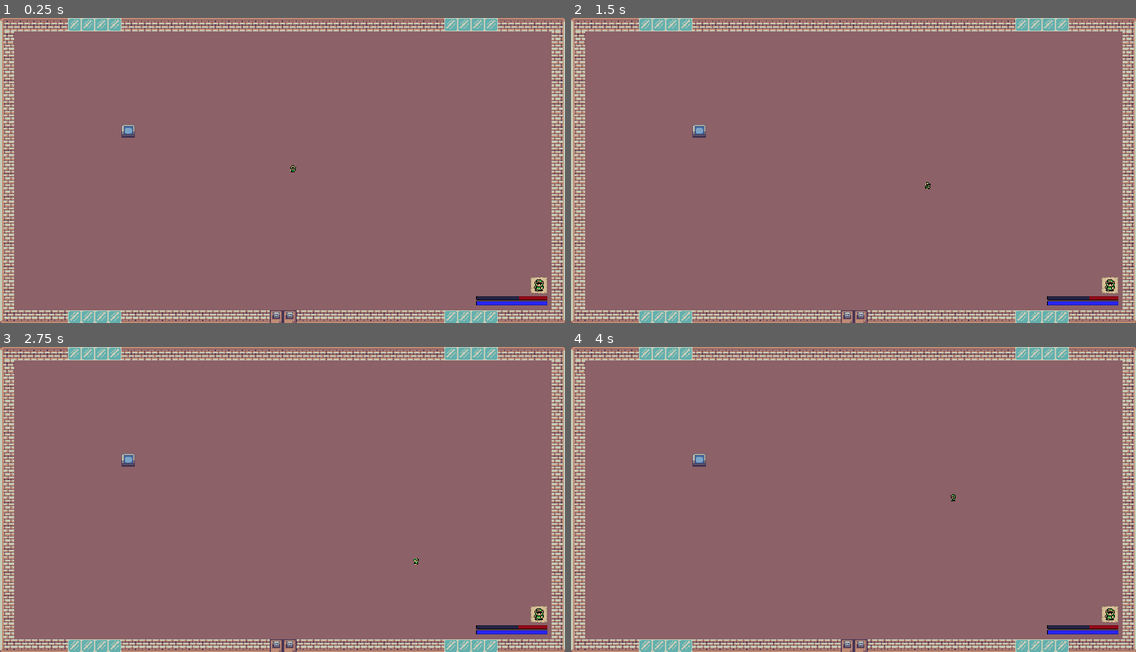
Above: before the commit, frames 1-4 (two rows, left to right).
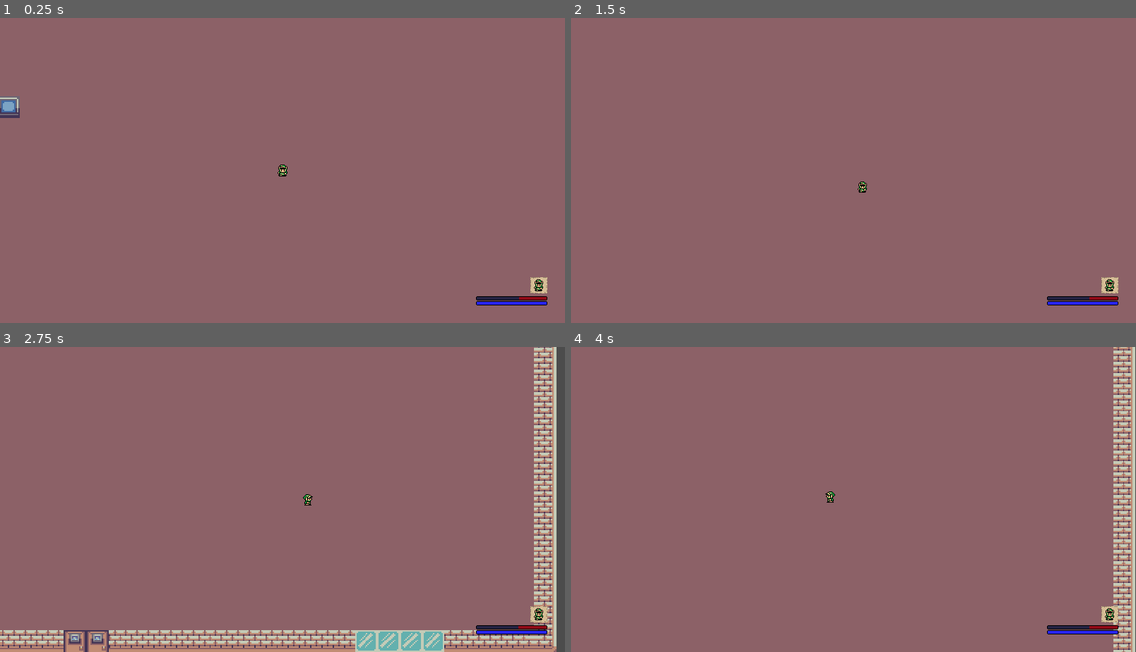
Above: after the commit, the same moments.

Repository: All-Man/2D-RPG
Game: Godot game, scene res://Level1.tscn
Two runs of this game, one before a commit and one after it. Both use one fixed random seed, a clock stepped at 60 frames per second and the inputs below.
Inputs:
- Up to frame 1 (0.25 s): no input
- Up to frame 2 (1.5 s): tap Enter at 0.5 s; hold Right (ui_right) 0.53-1.28 s; tap Space at 1.25 s; hold Down (ui_down) from 1.28 s (still down)
- Up to frame 3 (2.75 s): release Down (ui_down) at 2.03 s; hold Right (ui_right) from 2.03 s (still down)
- Up to frame 4 (4 s): release Right (ui_right) at 2.78 s; hold Up (ui_up) 2.78-3.53 s; hold Left (ui_left) from 3.53 s (still down)

The runs differ from the first frame. In frame 1, 10% of the frame differs, in the area x 0-100%, y 0-100%; in frame 2, 10%; in frame 3, 14%; in frame 4, 11%.

Commit message:
Первые зачатки врага
Добавил врага который follow you

Diff:
--- /dev/null
+++ b/Enemy/KnightBody.gd
@@ -0,0 +1,14 @@
+extends Area2D
+
+
+
+func _on_Body_area_entered(area):
+	var groups = area.get_groups()
+	if (groups.has("player")):
+		$"../".attack()
+
+
+func _on_Body_area_exited(area):
+	var groups = area.get_groups()
+	if (groups.has("player")):
+		$"../".stop_attack()
--- a/Enemy1.tscn
+++ b/Enemy1.tscn
@@ -1,15 +1,15 @@
 [gd_scene load_steps=14 format=2]
 
-[ext_resource path="res://Enemy1.gd" type="Script" id=1]
-[ext_resource path="res://KinematicEnemy1.gd" type="Script" id=2]
-[ext_resource path="res://enemy/amg1_lf1.png" type="Texture" id=3]
-[ext_resource path="res://enemy/amg1_lf2.png" type="Texture" id=4]
-[ext_resource path="res://enemy/amg1_rt1.png" type="Texture" id=5]
-[ext_resource path="res://enemy/amg1_rt2.png" type="Texture" id=6]
-[ext_resource path="res://enemy/amg1_bk1.png" type="Texture" id=7]
-[ext_resource path="res://enemy/amg1_bk2.png" type="Texture" id=8]
-[ext_resource path="res://enemy/amg1_fr1.png" type="Texture" id=9]
-[ext_resource path="res://enemy/amg1_fr2.png" type="Texture" id=10]
+[ext_resource path="res://KinematicEnemy1.gd" type="Script" id=1]
+[ext_resource path="res://enemy/amg1_lf1.png" type="Texture" id=2]
+[ext_resource path="res://enemy/amg1_lf2.png" type="Texture" id=3]
+[ext_resource path="res://enemy/amg1_rt1.png" type="Texture" id=4]
+[ext_resource path="res://enemy/amg1_rt2.png" type="Texture" id=5]
+[ext_resource path="res://enemy/amg1_bk1.png" type="Texture" id=6]
+[ext_resource path="res://enemy/amg1_bk2.png" type="Texture" id=7]
+[ext_resource path="res://enemy/amg1_fr1.png" type="Texture" id=8]
+[ext_resource path="res://enemy/amg1_fr2.png" type="Texture" id=9]
+[ext_resource path="res://Enemy/KnightBody.gd" type="Script" id=10]
 
 [sub_resource type="CapsuleShape2D" id=1]
 radius = 15.6866
@@ -17,39 +17,34 @@
 
 [sub_resource type="SpriteFrames" id=2]
 animations = [ {
-"frames": [ ExtResource( 3 ), ExtResource( 4 ) ],
+"frames": [ ExtResource( 2 ), ExtResource( 3 ) ],
 "loop": true,
 "name": "LEFT",
 "speed": 5.0
 }, {
-"frames": [ ExtResource( 5 ), ExtResource( 6 ) ],
+"frames": [ ExtResource( 4 ), ExtResource( 5 ) ],
 "loop": true,
 "name": "RIGHT",
 "speed": 5.0
 }, {
-"frames": [ ExtResource( 7 ), ExtResource( 8 ) ],
+"frames": [ ExtResource( 6 ), ExtResource( 7 ) ],
 "loop": true,
 "name": "UP",
 "speed": 5.0
 }, {
-"frames": [ ExtResource( 9 ), ExtResource( 10 ) ],
+"frames": [ ExtResource( 8 ), ExtResource( 9 ) ],
 "loop": true,
 "name": "DOWN",
 "speed": 5.0
 } ]
 
 [sub_resource type="CircleShape2D" id=3]
-radius = 246.873
+radius = 148.282
 
 [node name="Enemy1" type="Node2D"]
 
-[node name="Enemy1" type="RigidBody2D" parent="."]
-mode = 2
-gravity_scale = 0.0
+[node name="KinematicEnemy1" type="KinematicBody2D" parent="."]
 script = ExtResource( 1 )
-
-[node name="KinematicEnemy1" type="KinematicBody2D" parent="."]
-script = ExtResource( 2 )
 
 [node name="CollisionShape2D" type="CollisionShape2D" parent="KinematicEnemy1"]
 shape = SubResource( 1 )
@@ -58,8 +53,14 @@
 frames = SubResource( 2 )
 animation = "RIGHT"
 
-[node name="Body" type="Area2D" parent="KinematicEnemy1"]
+[node name="Body" type="Area2D" parent="KinematicEnemy1" groups=[
+"noheavy",
+]]
+script = ExtResource( 10 )
 
 [node name="CollisionShape2D2" type="CollisionShape2D" parent="KinematicEnemy1/Body"]
 position = Vector2( -0.71698, 0 )
 shape = SubResource( 3 )
+
+[connection signal="area_entered" from="KinematicEnemy1/Body" to="KinematicEnemy1/Body" method="_on_Body_area_entered"]
+[connection signal="area_exited" from="KinematicEnemy1/Body" to="KinematicEnemy1/Body" method="_on_Body_area_exited"]
--- a/KinematicEnemy1.gd
+++ b/KinematicEnemy1.gd
@@ -1,18 +1,21 @@
 extends KinematicBody2D
 
+var IsPlayerNear = false
+var SPEED = 120
+var PlayerPos = Vector2(0,0)
 
-var SPEED = 150
+func _physics_process(delta):
+	if(IsPlayerNear == true):
+		PlayerPos.x = $"../../../../KinematicPlayer".global_position.x - self.global_position.x
+		PlayerPos.y = $"../../../../KinematicPlayer".global_position.y - self.global_position.y
+		var motion = PlayerPos.normalized() * SPEED
+		move_and_slide(motion, Vector2(0,0))
 
 
 
-func _physics_process(delta):
 
-	var MOVE = Vector2()
-	var body = get_node("Body").get_overlapping_bodies()
+func attack():
+	IsPlayerNear = true
 
-	if(body.size() != 0):
-		for tinge in body:
-			if(tinge.is_in_group("player")):
-				print('kek')
-				#if(tinge.global_position().x < self.global_position().x):
-				#	print('good')
+func stop_attack():
+	IsPlayerNear = false
--- a/levels/FreeWorld.tscn
+++ b/levels/FreeWorld.tscn
@@ -1,6 +1,7 @@
-[gd_scene load_steps=3 format=2]
+[gd_scene load_steps=4 format=2]
 
 [ext_resource path="res://tiles/16x16-tiles.tres" type="TileSet" id=1]
+[ext_resource path="res://Enemy1.tscn" type="PackedScene" id=2]
 
 [sub_resource type="RectangleShape2D" id=1]
 extents = Vector2( 17.1977, 4.73711 )
@@ -23,3 +24,6 @@
 [node name="CollisionShape2D" type="CollisionShape2D" parent="HomeEnter"]
 position = Vector2( 0.252991, -14.933 )
 shape = SubResource( 1 )
+
+[node name="Enemy1" parent="." instance=ExtResource( 2 )]
+position = Vector2( 870.453, 419.867 )
--- a/player/BulletArea.gd
+++ b/player/BulletArea.gd
@@ -35,7 +35,6 @@
 
 func _on_BulletArea_body_entered(body):
 	var groups = body.get_groups()
-
 	if(!(groups.has("noheavy"))):
 		remove_from_group("bullet")
 		boom()
--- a/player/KinematicPlayer.tscn
+++ b/player/KinematicPlayer.tscn
@@ -212,6 +212,7 @@
 extents = Vector2( 5.94487, 7.99627 )
 
 [node name="KinematicPlayer" type="KinematicBody2D"]
+position = Vector2( 655.295, 361.761 )
 script = ExtResource( 1 )
 
 [node name="anim" type="AnimationPlayer" parent="."]
@@ -239,9 +240,10 @@
 shape = SubResource( 13 )
 
 [node name="Camera2D" type="Camera2D" parent="."]
-visible = false
+current = true
 zoom = Vector2( 0.6, 0.6 )
 smoothing_enabled = true
+editor_draw_drag_margin = true
 
 [node name="player1_area" type="Area2D" parent="." groups=[
 "player",
--- a/project.godot
+++ b/project.godot
@@ -49,4 +49,6 @@
 
 [rendering]
 
+quality/intended_usage/framebuffer_allocation.mobile=0
+quality/2d/use_pixel_snap=true
 environment/default_environment="res://default_env.tres"
